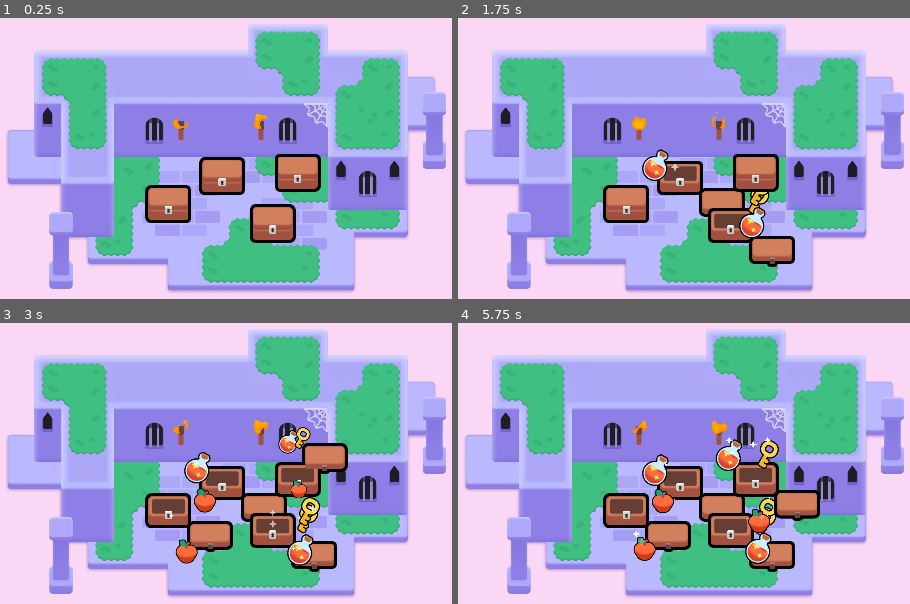
Above: before the commit, frames 1-4 (two rows, left to right).
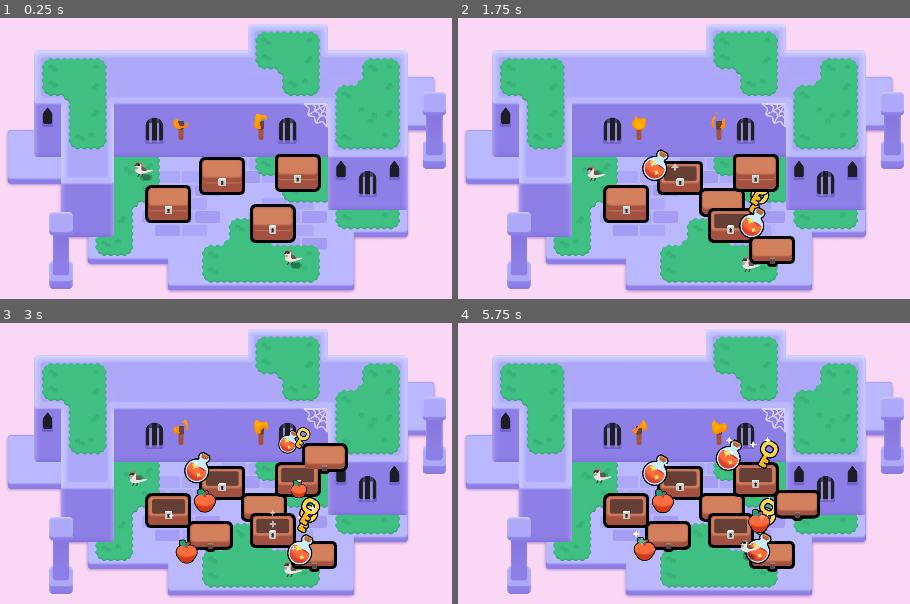
Above: after the commit, the same moments.

Repository: EvanYee3/2d-GameDev-Course
Game: Godot game, scene res://lessons/mini_dungeon.tscn
The game is run twice, just before and just after one commit, with the same random seed, the same clock (stepped at 60 frames per second) and the same inputs.
Inputs (mouse positions are in pixels of both pictures, inside the frame that each line leads up to):
- Up to frame 1 (0.25 s): no input
- Up to frame 2 (1.75 s): tap Enter at 0.5 s; move the mouse to (679, 175) at 0.52 s; press the mouse at (679, 175) at 0.53 s; hold D (move_right) 0.53-1.28 s; tap Space at 0.77, 1.52 s; move the mouse to (729, 223) at 1.27 s; release the mouse at (729, 223) at 1.28 s; hold S (move_down) from 1.28 s (still down); right-click (729, 223) at 1.35 s; click (729, 223) at 1.42 s
- Up to frame 3 (3 s): move the mouse to (167, 508) at 2.02 s; release S (move_down) at 2.03 s; hold D (move_right) 2.03-2.78 s; tap Z at 2.1 s; click (167, 508) at 2.17 s; move the mouse to (298, 477) at 2.77 s; hold W (move_up) from 2.78 s (still down); click (298, 477) at 2.85 s
- Up to frame 4 (5.75 s): tap Space at 3.02, 3.77, 4.52 s; move the mouse to (outside the picture) at 3.52 s; release W (move_up) at 3.53 s; hold Right mouse button (right_click) 3.53-4.28 s; hold A (move_left) 3.53-5.03 s; click (outside the picture) at 3.67 s; move the mouse to (outside the picture) at 4.27 s; tap Z at 4.35 s; click (outside the picture) at 4.42 s; move the mouse to (720, 480) at 5.02 s; press the mouse at (720, 480) at 5.03 s; hold S (move_down) from 5.03 s (still down)

The runs differ from the first frame. In frame 1, 0.3% of the frame differs, in the area x 29-67%, y 51-90%; in frame 2, 0.2%; in frame 3, 0.2%; in frame 4, 0.3%.

Commit message:
M6 L9 Done

Diff:
--- /dev/null
+++ b/M06.looting_workbook/assets/bird/bird.gd
@@ -0,0 +1,35 @@
+extends Node2D
+
+@onready var sparrow = $Sparrow
+@onready var shadow = $Shadow
+@onready var timer = $Timer
+
+# Called when the node enters the scene tree for the first time.
+func _ready():
+	timer.wait_time = randf_range(1.0, 3.0)
+	timer.timeout.connect(_animate_one_hop)
+	timer.start()
+
+func _animate_one_hop() -> void:
+	const HOP_DURATION := 0.25
+	const HALF_HOP_DURATION := HOP_DURATION / 2.0
+
+	var random_direction := Vector2(1.0, 0.0).rotated(randf() * 2.0 * PI)
+	var land_position := random_direction * randf_range(0.0, 30.0)
+
+	var tween := create_tween().set_parallel()
+	tween.tween_property(sparrow, "position:x", land_position.x, HOP_DURATION)
+	tween.tween_property(shadow, "position", land_position, HOP_DURATION)
+
+	tween = create_tween()
+	tween.set_trans(Tween.TRANS_QUAD)
+	tween.set_ease(Tween.EASE_OUT)
+	const JUMP_HEIGHT := 16.0
+
+	tween.tween_property(sparrow, "position:y", land_position.y - JUMP_HEIGHT, HALF_HOP_DURATION)
+	tween.set_ease(Tween.EASE_IN)
+	tween.tween_property(sparrow, "position:y", land_position.y, HALF_HOP_DURATION)
+
+	timer.wait_time = randf_range(1.0, 3.0)
+
+	tween.finished.connect(timer.start)
--- /dev/null
+++ b/M06.looting_workbook/assets/bird/bird.tscn
@@ -0,0 +1,16 @@
+[gd_scene load_steps=4 format=3 uid="uid://c6rup6k6xs5dm"]
+
+[ext_resource type="Script" path="res://assets/bird/bird.gd" id="1_i1wxc"]
+[ext_resource type="Texture2D" uid="uid://bwhshkk62k3bh" path="res://assets/bird/sparrow.png" id="2_1q0q2"]
+[ext_resource type="PackedScene" uid="uid://dnetm54guji21" path="res://assets/bird/shadow.tscn" id="3_x7vq0"]
+
+[node name="Bird" type="Node2D"]
+script = ExtResource("1_i1wxc")
+
+[node name="Sparrow" type="Sprite2D" parent="."]
+texture = ExtResource("2_1q0q2")
+
+[node name="Shadow" parent="." instance=ExtResource("3_x7vq0")]
+position = Vector2(8, 20)
+
+[node name="Timer" type="Timer" parent="."]
--- a/M06.looting_workbook/assets/torch/torch.gd
+++ b/M06.looting_workbook/assets/torch/torch.gd
@@ -1,7 +1,19 @@
-extends Node2D
+extends Area2D
 
 @onready var flame: Sprite2D = $Flame
 
 func _ready() -> void:
 	# This parameter of the shader material gives each flame a slightly different look and randomized animation.
 	flame.material.set("shader_parameter/offset", global_position * 0.1)
+
+func toggle_flame_visibility() -> void:
+	flame.visible = not flame.visible
+
+func _input_event(viewport: Node, event: InputEvent, shape_index: int):
+		var event_is_mouse_click: bool = (
+		event is InputEventMouseButton and
+		event.button_index == MOUSE_BUTTON_LEFT and
+		event.is_pressed()
+	)
+		if event_is_mouse_click:
+			toggle_flame_visibility()
--- a/M06.looting_workbook/assets/torch/torch.tscn
+++ b/M06.looting_workbook/assets/torch/torch.tscn
@@ -28,7 +28,11 @@
 shader_parameter/noise_sampler = SubResource("NoiseTexture2D_1dd3t")
 shader_parameter/flame_gradient = SubResource("GradientTexture1D_cnwig")
 
-[node name="Torch" type="Node2D"]
+[sub_resource type="CapsuleShape2D" id="CapsuleShape2D_124bb"]
+radius = 7.0
+height = 48.0
+
+[node name="Torch" type="Area2D"]
 script = ExtResource("1_8rman")
 
 [node name="TorchBody" type="Sprite2D" parent="."]
@@ -40,3 +44,6 @@
 position = Vector2(0, -30)
 scale = Vector2(0.28038, 0.28038)
 texture = ExtResource("3_5oi5q")
+
+[node name="CollisionShape2D" type="CollisionShape2D" parent="."]
+shape = SubResource("CapsuleShape2D_124bb")
--- a/M06.looting_workbook/lessons/items/item.gd
+++ b/M06.looting_workbook/lessons/items/item.gd
@@ -17,3 +17,16 @@
 	sprite_2d.position = -1.0 * position_offset
 	tween.tween_property(sprite_2d, "position", position_offset, duration)
 	tween.tween_property(sprite_2d, "position",  -1.0 * position_offset, duration)
+
+func _input_event(viewport: Viewport, event: InputEvent, shape_idx: int) -> void:
+	var event_is_mouse_click: bool = (
+		event is InputEventMouseButton and
+		event.button_index == MOUSE_BUTTON_LEFT and
+		event.is_pressed()
+	)
+
+	if event_is_mouse_click:
+		var tween := create_tween()
+		tween.tween_property(self, "scale", Vector2(0.0, 0.0), 0.4)
+		tween.set_trans(Tween.TRANS_CUBIC).set_ease(Tween.EASE_OUT)
+		tween.finished.connect(queue_free)
--- a/M06.looting_workbook/lessons/mini_dungeon.tscn
+++ b/M06.looting_workbook/lessons/mini_dungeon.tscn
@@ -7,6 +7,7 @@
 [ext_resource type="Texture2D" uid="uid://l0y1k1obencd" path="res://assets/dungeon/spider_web.png" id="5_ywba7"]
 [ext_resource type="PackedScene" uid="uid://eundh35r605v" path="res://assets/torch/torch.tscn" id="6_fokey"]
 [ext_resource type="PackedScene" uid="uid://dpe18g2onequg" path="res://lessons/chest/chest.tscn" id="7_6a726"]
+[ext_resource type="PackedScene" uid="uid://c6rup6k6xs5dm" path="res://assets/bird/bird.tscn" id="8_3n6rk"]
 
 [sub_resource type="TileSetAtlasSource" id="TileSetAtlasSource_6s4s5"]
 texture = ExtResource("1_sym7n")
@@ -334,3 +335,9 @@
 
 [node name="Chest4" parent="." instance=ExtResource("7_6a726")]
 position = Vector2(760, 256)
+
+[node name="Bird" parent="." instance=ExtResource("8_3n6rk")]
+position = Vector2(748, 432)
+
+[node name="Bird2" parent="." instance=ExtResource("8_3n6rk")]
+position = Vector2(389, 221)
Not shown: 1 places in M06.looting_workbook/assets/torch/torch.tscn that only renumber resources
Not shown: 1 places in M06.looting_workbook/lessons/mini_dungeon.tscn that only renumber resources
